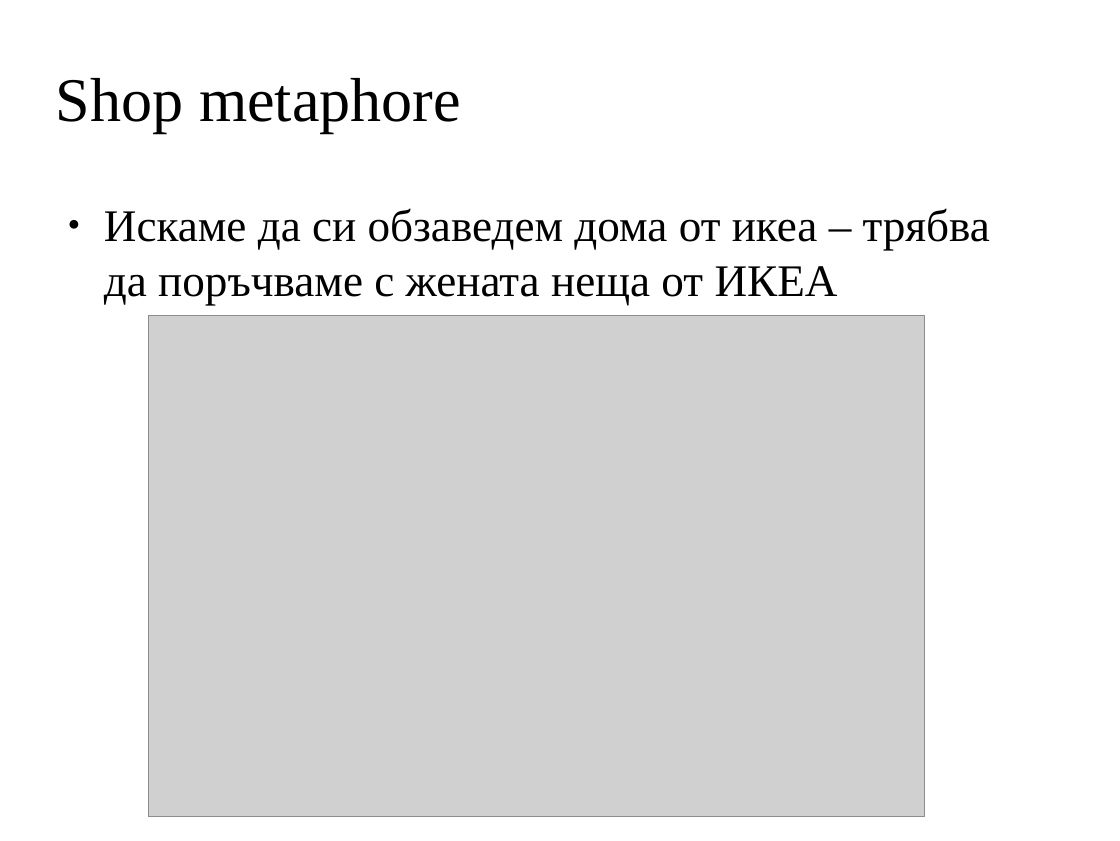
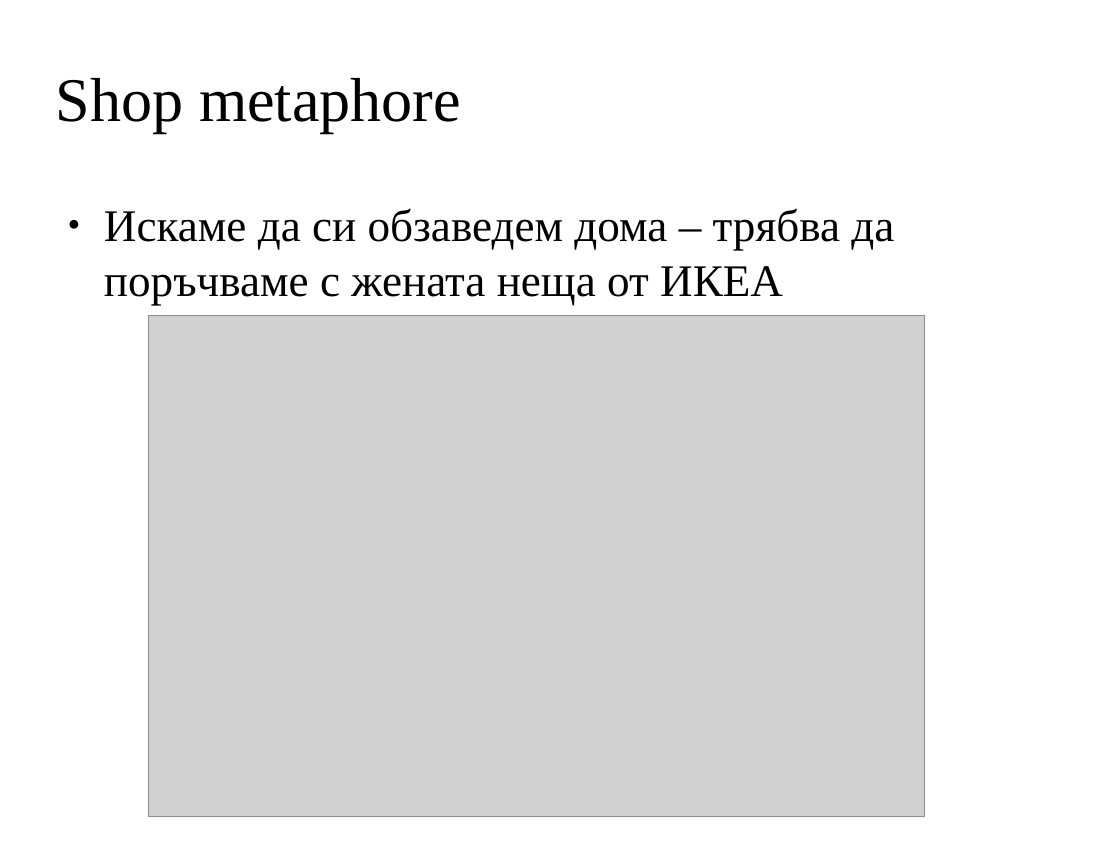
Before and after one commit to segoranov/web_technologies, a slide deck: slide 8 of http2_presentation/http2.odp (slide 12 before the commit). Drawn at 1120x841 pixels with LibreOffice and Linux fonts; fonts in the diff are those of the drawing; grey boxes stand for pictures; background and template pictures are left out. Boxes give left, top, right and bottom in pixels: in the first picture for what was removed or moved away, otherwise in the second. Text is boxed around its words. In the diff, an @@ line names an element or a change of style, - is before the commit and + after.

```diff
--- a/http2_presentation/http2.odp
+++ b/http2_presentation/http2.odp
@@ text at bbox=[104, 208, 894, 305]: text changed @@
-● Искаме да си обзаведем дома от икеа – трябва да поръчваме с жената неща от ИКЕА
+● Искаме да си обзаведем дома – трябва да поръчваме с жената неща от ИКЕА
```
Also in this commit, not shown: 7 other slides changed, 1 slide removed.
